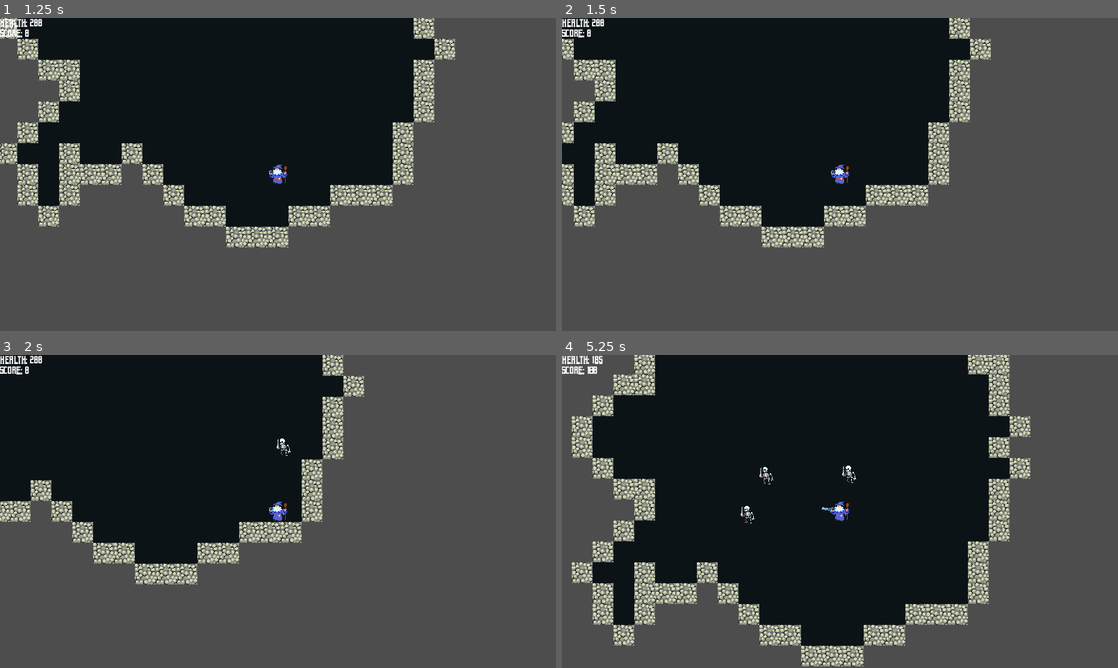
Above: before the commit, frames 1-4 (two rows, left to right).
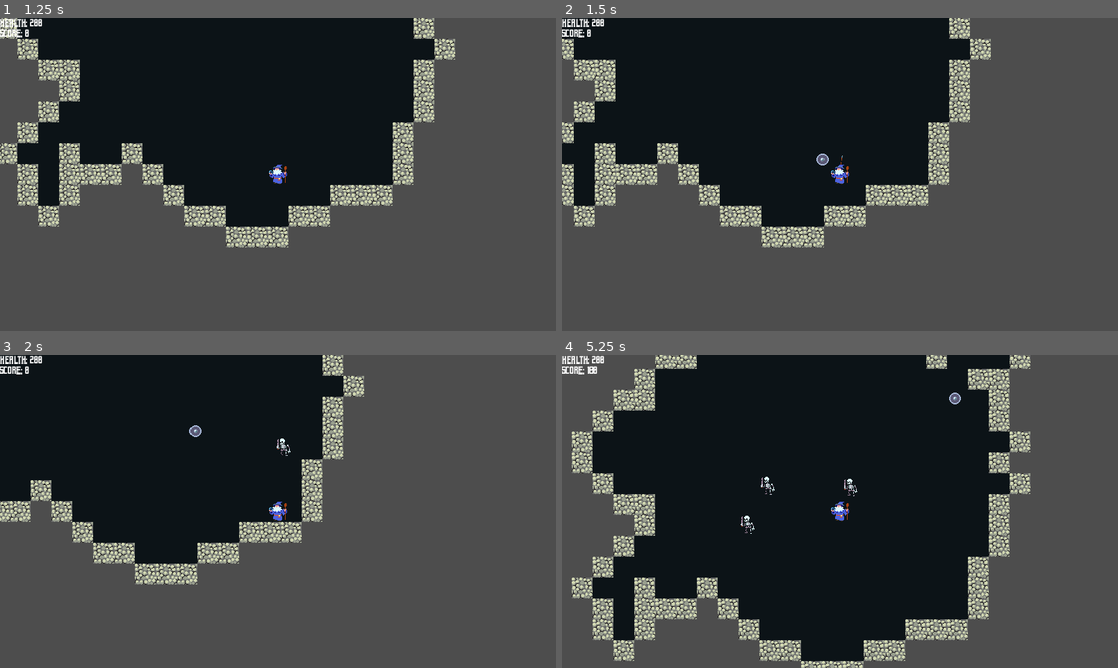
Above: after the commit, the same moments.

Repository: WizardsNStuff/Zealot-of-Wanderlust
Game: Godot game, scene res://Scenes/wizard_game.tscn
Two runs of this game, one before a commit and one after it. Both use one fixed random seed, a clock stepped at 60 frames per second and the inputs below.
Inputs:
- Up to frame 1 (1.25 s): click "Start game" at 0.5 s
- Up to frame 2 (1.5 s): tap Enter at 1.25 s; hold D (ui_right) from 1.28 s (still down); tap Up (attack, bound only after the commit) at 1.35 s
- Up to frame 3 (2 s): keep holding D (ui_right); tap Space (attack, bound only before the commit) at 1.55 s
- Up to frame 4 (5.25 s): release D (ui_right) at 2.03 s; hold S (ui_down) 2.03-2.78 s; tap Space (attack, bound only before the commit) at 2.1, 3.05, 3.6, 4.55, 5.1 s; tap Up (attack, bound only after the commit) at 2.3, 2.85, 3.8, 4.35 s; hold D (ui_right) 2.78-3.53 s; hold W (ui_up) 3.53-4.28 s; hold A (ui_left) from 4.28 s (still down)

Frame 1 is identical in both runs. In frame 2, less than 0.1% of the frame differs, in the area x 45-51%, y 43-48%; in frame 3, less than 0.1%; in frame 4, 17%, in the area x 1-85%, y 0-100%.

Commit message:
Player Projectile Added

Diff:
--- a/zealot-of-wanderlust/Enemy Testing/enemy_1.tscn
+++ b/zealot-of-wanderlust/Enemy Testing/enemy_1.tscn
@@ -7,6 +7,7 @@
 radius = 12.0
 
 [node name="Enemy1" type="CharacterBody2D"]
+collision_layer = 2
 motion_mode = 1
 platform_on_leave = 2
 platform_floor_layers = 4294967041
--- /dev/null
+++ b/zealot-of-wanderlust/Player Combat/projectile.gd
@@ -0,0 +1,14 @@
+extends CharacterBody2D
+class_name Projectile
+
+var damage : float
+
+func _physics_process(delta: float) -> void:
+	move_and_slide()
+
+	var collision = get_last_slide_collision()
+	if collision != null:
+		var collider = collision.get_collider()
+		if collider is Enemy:
+			collider.take_damage(damage)
+		self.queue_free()
--- /dev/null
+++ b/zealot-of-wanderlust/Player Combat/projectile.tscn
@@ -0,0 +1,27 @@
+[gd_scene load_steps=4 format=3 uid="uid://bmnfby28dwh1t"]
+
+[ext_resource type="Texture2D" uid="uid://c241wyu8pyn4p" path="res://Assets/items.png" id="1_bdlxd"]
+[ext_resource type="Script" path="res://Player Combat/projectile.gd" id="1_cp7lv"]
+
+[sub_resource type="CircleShape2D" id="CircleShape2D_0r44t"]
+
+[node name="Projectile" type="CharacterBody2D"]
+z_index = 1
+collision_layer = 2
+collision_mask = 3
+motion_mode = 1
+platform_on_leave = 2
+platform_floor_layers = 4294967041
+platform_wall_layers = 1
+script = ExtResource("1_cp7lv")
+
+[node name="CollisionShape2D" type="CollisionShape2D" parent="."]
+shape = SubResource("CircleShape2D_0r44t")
+
+[node name="Sprite2D" type="Sprite2D" parent="."]
+position = Vector2(-0.625, 1.41016)
+scale = Vector2(1.10156, 1.10156)
+texture = ExtResource("1_bdlxd")
+hframes = 8
+vframes = 20
+frame = 80
--- a/zealot-of-wanderlust/Player Combat/sword.gd
+++ b/zealot-of-wanderlust/Player Combat/sword.gd
@@ -1,11 +1,12 @@
 extends Area2D
 class_name Sword
 
-@export var damage : float = 100
+# Contact damage is seperate from the projectile that will be shot
+@export var contact_damage : float = 25
 
 @export var hitbox : CollisionShape2D
 
 
 func _on_body_entered(body: Node2D) -> void:
 	if body is Enemy:
-		body.take_damage(damage)
+		body.take_damage(contact_damage)
--- a/zealot-of-wanderlust/Player Combat/sword.tscn
+++ b/zealot-of-wanderlust/Player Combat/sword.tscn
@@ -1,10 +1,10 @@
 [gd_scene load_steps=4 format=3 uid="uid://dbl5t38lv6j8r"]
 
-[ext_resource type="Texture2D" uid="uid://cgojjyaym7tvb" path="res://Player Combat/18.png" id="1_d14ma"]
 [ext_resource type="Script" path="res://Player Combat/sword.gd" id="1_g7ntp"]
+[ext_resource type="Texture2D" uid="uid://c241wyu8pyn4p" path="res://Assets/items.png" id="2_76rfo"]
 
 [sub_resource type="RectangleShape2D" id="RectangleShape2D_vavx1"]
-size = Vector2(10, 27)
+size = Vector2(8, 37)
 
 [node name="sword" type="Area2D" node_paths=PackedStringArray("hitbox")]
 script = ExtResource("1_g7ntp")
@@ -12,10 +12,14 @@
 
 [node name="Sprite2D" type="Sprite2D" parent="."]
 position = Vector2(0, -17)
-texture = ExtResource("1_d14ma")
+rotation = 0.785398
+texture = ExtResource("2_76rfo")
+hframes = 8
+vframes = 22
+frame = 80
 
 [node name="Hitbox" type="CollisionShape2D" parent="."]
-position = Vector2(0, -26.5)
+position = Vector2(0, -16.5)
 shape = SubResource("RectangleShape2D_vavx1")
 disabled = true
 
--- a/zealot-of-wanderlust/Scenes/player.tscn
+++ b/zealot-of-wanderlust/Scenes/player.tscn
@@ -161,6 +161,7 @@
 }
 
 [node name="Player" type="CharacterBody2D" node_paths=PackedStringArray("animations", "weapon")]
+collision_layer = 4
 motion_mode = 1
 floor_constant_speed = true
 platform_on_leave = 2
--- a/zealot-of-wanderlust/Scripts/controller.gd
+++ b/zealot-of-wanderlust/Scripts/controller.gd
@@ -15,18 +15,6 @@
 func _ready() -> void:
 	proc_gen_data = model.proc_gen_data
 	player = model.player
-
-#func _physics_process(_delta: float) -> void:
-	## For each enemy: move them accordingly
-	##for enemy in enemies:
-		## update enemy.velocity before move_and_slide()
-	##	enemy.move_and_slide()
-	#
-	## Player Movement
-	#player.velocity = Input.get_vector("ui_left", "ui_right", "ui_up", "ui_down")
-	#player.move_and_slide()
-
-
 
 # class representing a room node in a dungeon
 class RoomNode:
@@ -808,18 +796,38 @@
 	# set the player's velocity
 	player.velocity = input_direction * player.speed
 
+	var attack_direction = Input.get_vector("attack_left", "attack_right", "attack_up", "attack_down")
 	if Input.is_action_just_pressed("attack"):
-		attack()
-
-func attack() -> void:
-		player.animations.play("attack_" + player.last_animation_direction)
-		player.is_attacking = true
-		player.weapon.current_weapon.visible = true
-		player.weapon.current_weapon.hitbox.disabled = false
-		await player.animations.animation_finished
-		player.weapon.current_weapon.visible = false
-		player.weapon.current_weapon.hitbox.disabled = true
-		player.is_attacking = false
+		attack(attack_direction)
+
+func attack(attack_direction: Vector2) -> void:
+	# start the attack
+	if attack_direction.x == 0 && attack_direction.y > 0:
+		player.animations.play("attack_down")
+	elif attack_direction.x == 0 && attack_direction.y < 0:
+		player.animations.play("attack_up")
+	elif attack_direction.x > 0 && attack_direction.y == 0:
+		player.animations.play("attack_right")
+	elif attack_direction.x < 0 && attack_direction.y == 0:
+		player.animations.play("attack_left")
+
+	player.is_attacking = true
+	player.weapon.current_weapon.visible = true
+	player.weapon.current_weapon.hitbox.disabled = false
+
+	# shoot projectile
+	var projectile_scene := load("res://Player Combat/projectile.tscn")
+	var projectile = projectile_scene.instantiate()
+	projectile.damage = player.damage
+	projectile.velocity = attack_direction * player.speed
+	projectile.global_position = player.global_position
+	model.add_child(projectile)
+
+	# stop the attack
+	await player.animations.animation_finished
+	player.weapon.current_weapon.visible = false
+	player.weapon.current_weapon.hitbox.disabled = true
+	player.is_attacking = false
 
 func update_animation() -> void:
 	if player.is_attacking : return
--- a/zealot-of-wanderlust/Scripts/player.gd
+++ b/zealot-of-wanderlust/Scripts/player.gd
@@ -8,7 +8,7 @@
 
 @export var score : float = 0
 
-@export var damage : float = 10
+@export var damage : float = 50
 
 @export var animations : AnimationPlayer
 
--- a/zealot-of-wanderlust/project.godot
+++ b/zealot-of-wanderlust/project.godot
@@ -52,9 +52,32 @@
 , Object(InputEventJoypadMotion,"resource_local_to_scene":false,"resource_name":"","device":0,"axis":1,"axis_value":1.0,"script":null)
 ]
 }
+attack_up={
+"deadzone": 0.5,
+"events": [Object(InputEventKey,"resource_local_to_scene":false,"resource_name":"","device":-1,"window_id":0,"alt_pressed":false,"shift_pressed":false,"ctrl_pressed":false,"meta_pressed":false,"pressed":false,"keycode":0,"physical_keycode":4194320,"key_label":0,"unicode":0,"location":0,"echo":false,"script":null)
+]
+}
+attack_down={
+"deadzone": 0.5,
+"events": [Object(InputEventKey,"resource_local_to_scene":false,"resource_name":"","device":-1,"window_id":0,"alt_pressed":false,"shift_pressed":false,"ctrl_pressed":false,"meta_pressed":false,"pressed":false,"keycode":0,"physical_keycode":4194322,"key_label":0,"unicode":0,"location":0,"echo":false,"script":null)
+]
+}
+attack_left={
+"deadzone": 0.5,
+"events": [Object(InputEventKey,"resource_local_to_scene":false,"resource_name":"","device":-1,"window_id":0,"alt_pressed":false,"shift_pressed":false,"ctrl_pressed":false,"meta_pressed":false,"pressed":false,"keycode":0,"physical_keycode":4194319,"key_label":0,"unicode":0,"location":0,"echo":false,"script":null)
+]
+}
+attack_right={
+"deadzone": 0.5,
+"events": [Object(InputEventKey,"resource_local_to_scene":false,"resource_name":"","device":-1,"window_id":0,"alt_pressed":false,"shift_pressed":false,"ctrl_pressed":false,"meta_pressed":false,"pressed":false,"keycode":0,"physical_keycode":4194321,"key_label":0,"unicode":0,"location":0,"echo":false,"script":null)
+]
+}
 attack={
 "deadzone": 0.5,
-"events": [Object(InputEventKey,"resource_local_to_scene":fa …(140 unchanged characters)… d":false,"keycode":0,"physical_keycode":32,"key_label":0,"unicode":32,"location":0,"echo":false,"script":null)
+"events": [Object(InputEventKey,"resource_local_to_scene":fa …(140 unchanged characters)… d":false,"keycode":0,"physical_keycode":4194320,"key_label":0,"unicode":0,"location":0,"echo":false,"script":null)
+, Object(InputEventKey,"resource_local_to_scene":false,"resource_name":"","device":-1,"window_id":0,"alt_pressed":false,"shift_pressed":false,"ctrl_pressed":false,"meta_pressed":false,"pressed":false,"keycode":0,"physical_keycode":4194322,"key_label":0,"unicode":0,"location":0,"echo":false,"script":null)
+, Object(InputEventKey,"resource_local_to_scene":false,"resource_name":"","device":-1,"window_id":0,"alt_pressed":false,"shift_pressed":false,"ctrl_pressed":false,"meta_pressed":false,"pressed":false,"keycode":0,"physical_keycode":4194319,"key_label":0,"unicode":0,"location":0,"echo":false,"script":null)
+, Object(InputEventKey,"resource_local_to_scene":false,"resource_name":"","device":-1,"window_id":0,"alt_pressed":false,"shift_pressed":false,"ctrl_pressed":false,"meta_pressed":false,"pressed":false,"keycode":0,"physical_keycode":4194321,"key_label":0,"unicode":0,"location":0,"echo":false,"script":null)
 ]
 }
 
